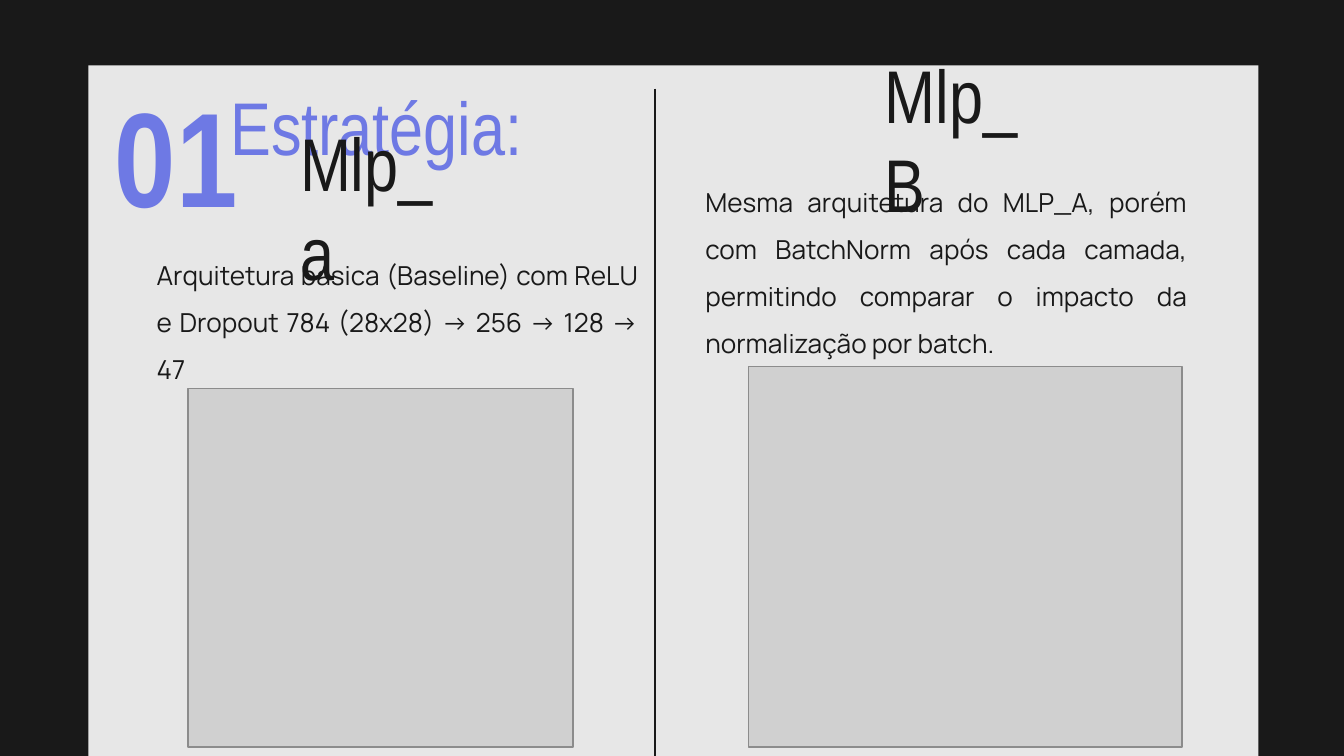
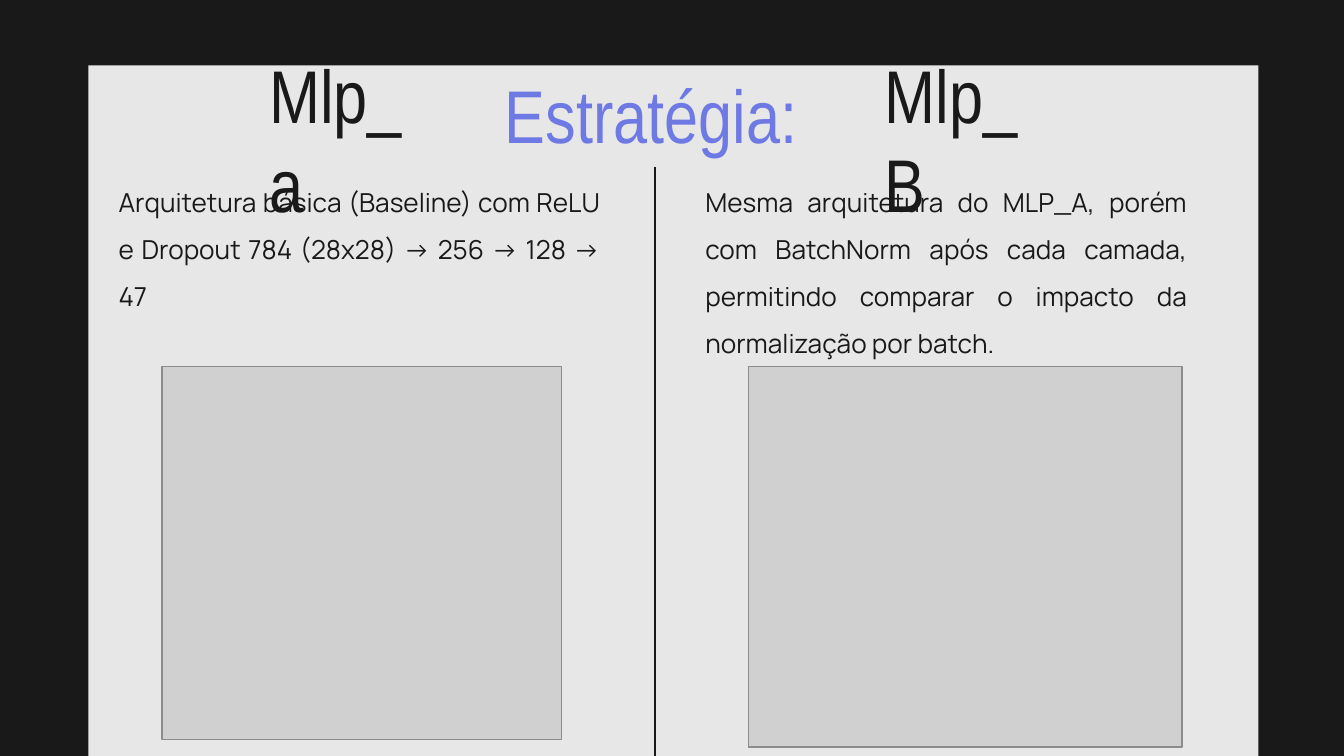
Before and after one commit to vienvs/EMNIST_MLP, a slide deck: slide 4 of Apresentação.pptx. Drawn at 1344x756 pixels with LibreOffice and Linux fonts; fonts in the diff are those of the drawing; grey boxes stand for pictures. Boxes give left, top, right and bottom in pixels: in the first picture for what was removed or moved away, otherwise in the second. Text is boxed around its words. In the diff, an @@ line names an element or a change of style, - is before the commit and + after.

```diff
--- a/Apresentação.pptx
+++ b/Apresentação.pptx
@@ text "Estratégia:": place and size @@
-text "Estratégia:" at (230,100,522,169)
+text "Estratégia:" at (505,88,797,157)
@@ text "Mlp_a" rewrapped from (300,131,433,286) to (269,62,402,213) @@
@@ text removed at (115,103,238,208) @@
-01
@@ text "Arquitetura básica (Baseline) com ReLU ...": place and size @@
-text "Arquitetura básica (Baseline) com ReLU ..." at (157,261,637,379)
+text "Arquitetura básica (Baseline) com ReLU ..." at (119,187,599,306)
@@ line moved from (655, 89) - (655, 756) to (655, 167) - (655, 756) @@
@@ picture: place and size @@
-picture at (188,388,573,747)
+picture at (161,367,562,739)
```
Also in this commit, not shown: 2 other slides changed, 1 other file.
